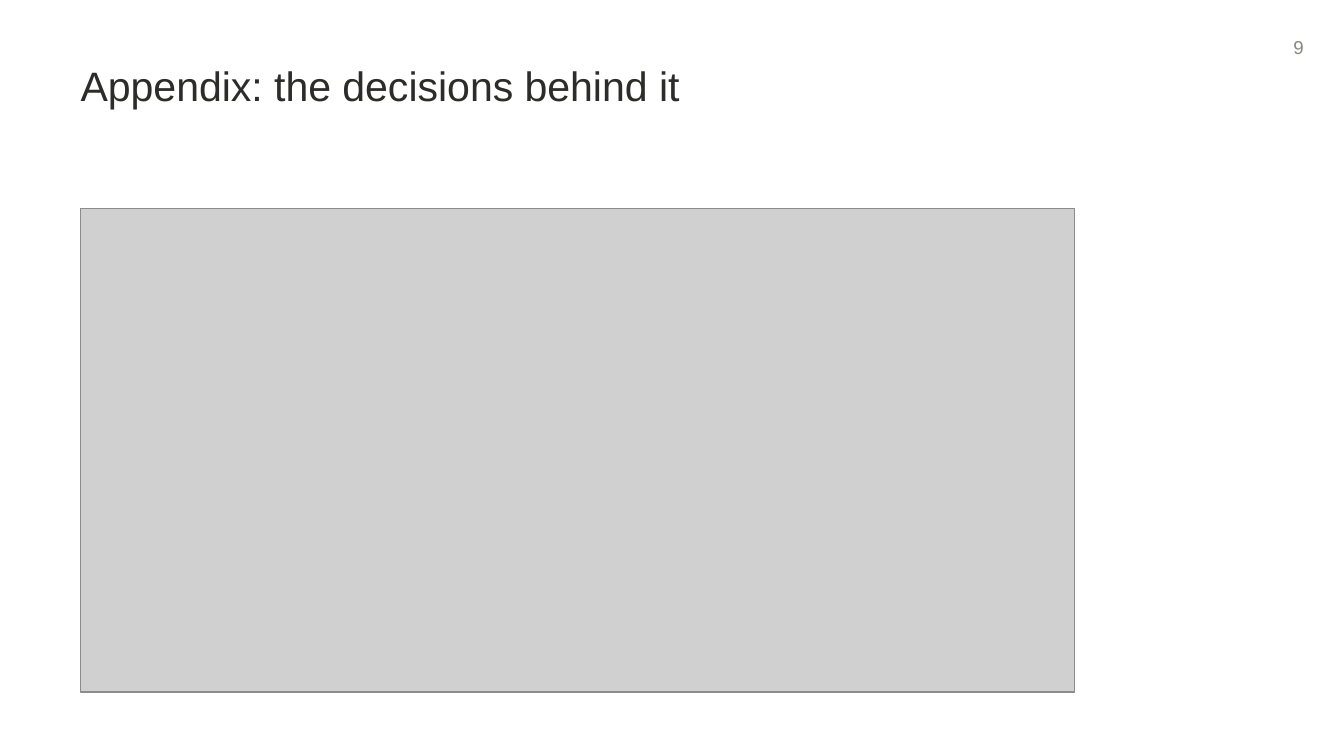
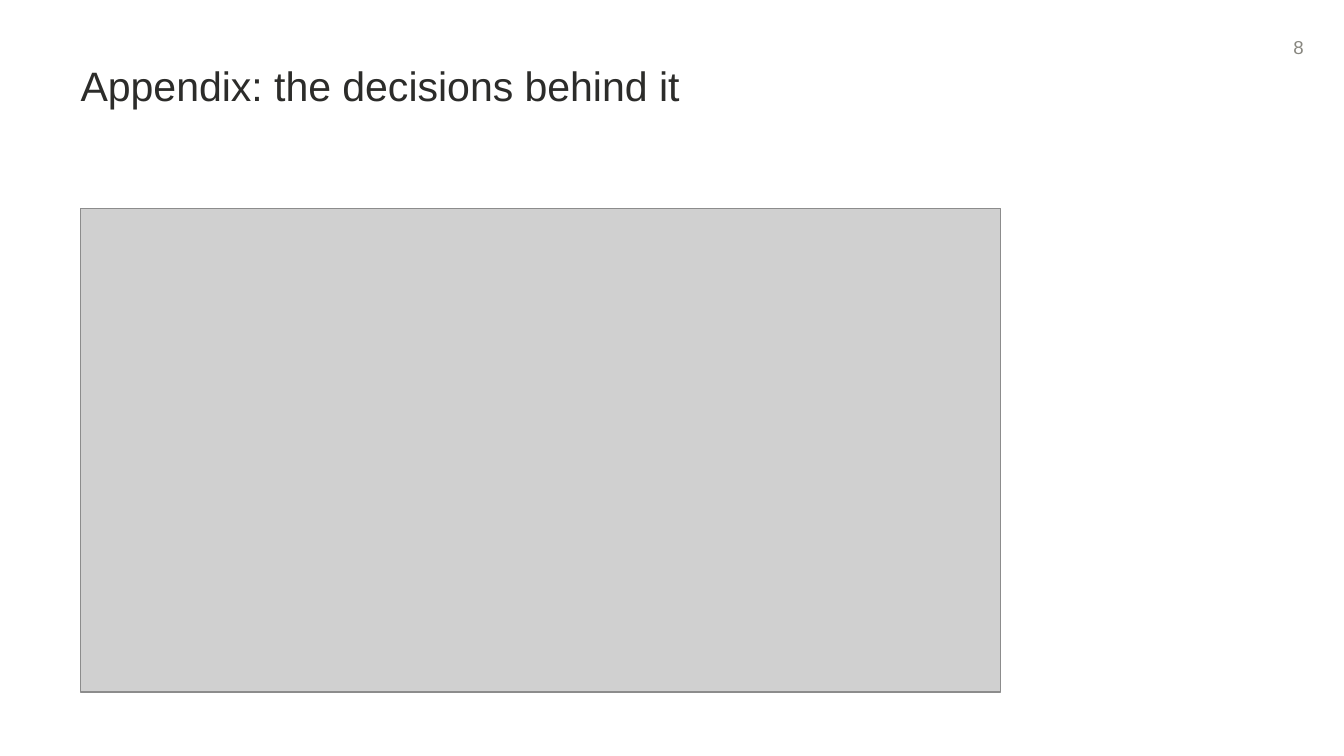
Before and after one commit to jimit1/feature-bug-requests, a slide deck: slide 8 of deck/Feature-Bug-Requests.pptx (slide 9 before the commit). Drawn at 1344x756 pixels with LibreOffice and Linux fonts; fonts in the diff are those of the drawing; grey boxes stand for pictures. Boxes give left, top, right and bottom in pixels: in the first picture for what was removed or moved away, otherwise in the second. Text is boxed around its words. In the diff, an @@ line names an element or a change of style, - is before the commit and + after.

```diff
--- a/deck/Feature-Bug-Requests.pptx
+++ b/deck/Feature-Bug-Requests.pptx
@@ text at box(1293, 41, 1303, 54): text changed @@
-9
+8
@@ picture: place and size @@
-picture at box(81, 208, 1075, 692)
+picture at box(81, 208, 1001, 692)
```
Also in this commit, not shown: 2 other slides changed, 1 slide removed, 15 other files.
